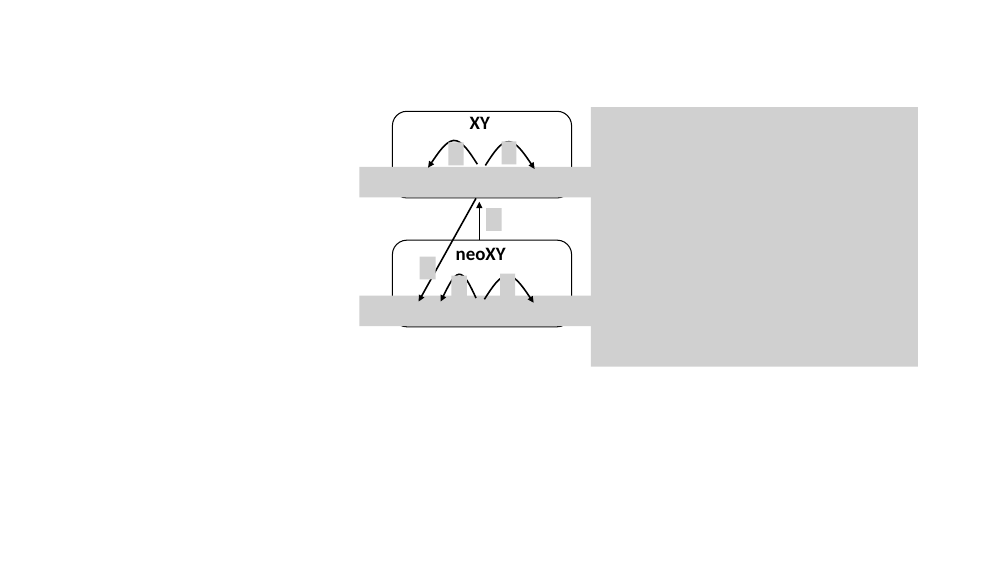
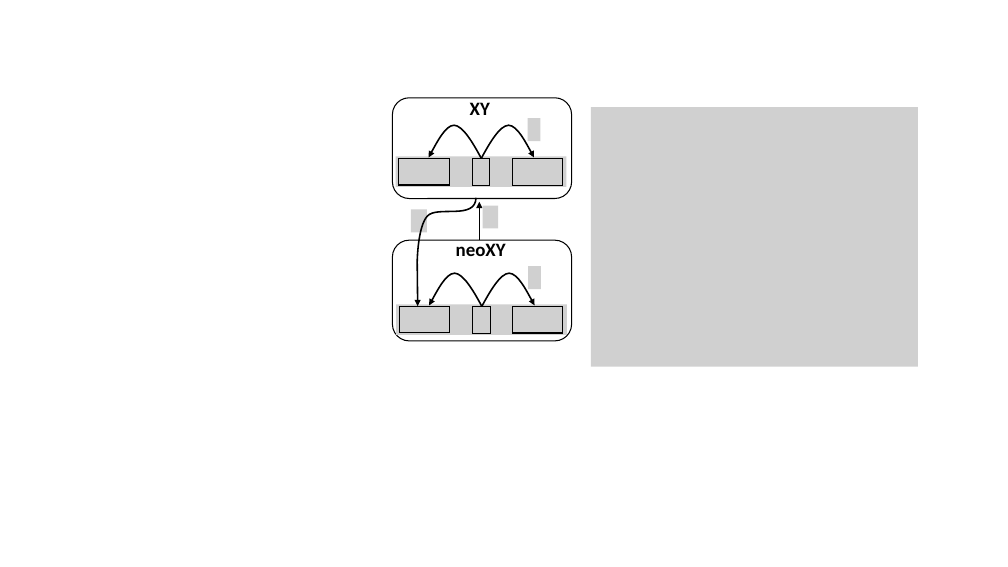
Before and after one commit to coleoguy/Sex-Autosome-Fusion, a slide deck: slide 1 of dros.analysis/dros.model.figure.pptx. Drawn at 1008x567 pixels with LibreOffice and Linux fonts; fonts in the diff are those of the drawing; grey boxes stand for pictures; background and template pictures are left out. Boxes give left, top, right and bottom in pixels: in the first picture for what was removed or moved away, otherwise in the second. Text is boxed around its words. In the diff, an @@ line names an element or a change of style, - is before the commit and + after.

```diff
--- a/dros.analysis/dros.model.figure.pptx
+++ b/dros.analysis/dros.model.figure.pptx
@@ rounded rectangle: place and size @@
-rounded rectangle at (392,111,572,198)
+rounded rectangle at (392,98,572,198)
@@ rounded rectangle at (392,98,572,198): fill none to #FFFFFF @@
@@ text "XY": place and size @@
-text "XY" at (470,116,490,129)
+text "XY" at (470,102,490,115)
@@ picture added at (528,118,541,141) @@
@@ freeform shape: place and size @@
-freeform shape at (428,141,477,168)
+freeform shape at (429,126,482,159)
@@ picture removed at (448,142,464,165) @@
@@ freeform shape: place and size @@
-freeform shape at (485,141,535,169)
+freeform shape at (482,126,535,159)
@@ picture removed at (501,141,516,164) @@
@@ picture removed at (359,167,601,197) @@
@@ picture added at (395,157,566,187) @@
@@ rectangle added at (399,158,449,185), outline #000000 1 pt @@
@@ rectangle added at (473,159,490,185), outline #000000 1 pt @@
@@ rectangle added at (513,158,563,185), outline #000000 1 pt @@
@@ picture: place and size @@
-picture at (420,256,436,279)
+picture at (411,209,427,232)
@@ freeform shape added at (417,198,476,306), outline #000000 1.5 pt @@
@@ arrow removed from (476, 198) to (419, 302) @@
@@ text "neoXY": place and size @@
-text "neoXY" at (456,247,506,260)
+text "neoXY" at (456,240,506,256)
@@ rounded rectangle: place and size @@
-rounded rectangle at (392,240,572,327)
+rounded rectangle at (392,240,572,341)
@@ picture added at (529,266,541,289) @@
@@ freeform shape: place and size @@
-freeform shape at (441,274,476,302)
+freeform shape at (430,273,482,306)
@@ picture removed at (451,275,467,298) @@
@@ freeform shape: place and size @@
-freeform shape at (485,275,534,302)
+freeform shape at (482,273,535,306)
@@ picture removed at (501,274,516,296) @@
@@ picture: place and size @@
-picture at (359,296,601,326)
+picture at (396,305,567,335)
@@ rectangle added at (399,306,449,333), outline #000000 1 pt @@
@@ rectangle added at (473,306,490,333), outline #000000 1 pt @@
@@ rectangle added at (513,306,563,333), outline #000000 1 pt @@
```
Also in this commit, not shown: 1 other file.
